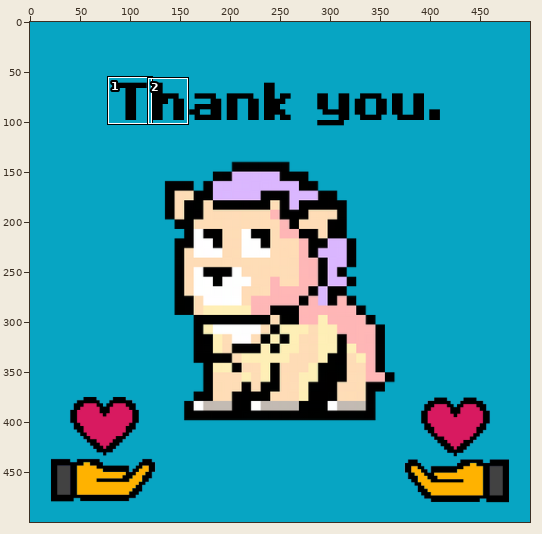
Two versions of one sprite sheet, Caring Creatures Website/img/successCC.png. The first picture is a wide view before the edit; the outline marks the close-up.
Close-up. Before the edit:
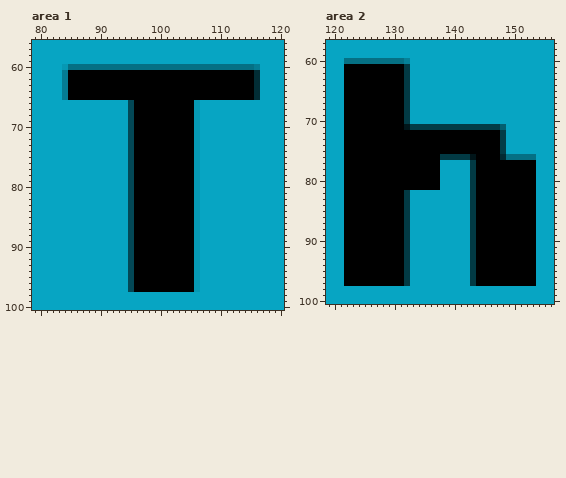
The file is 500x500 pixels. Shown: area 1: x 79..120, y 56..100; area 2: x 119..156, y 57..100. The commit also changed other parts of the picture, which this record leaves out.
After the commit:
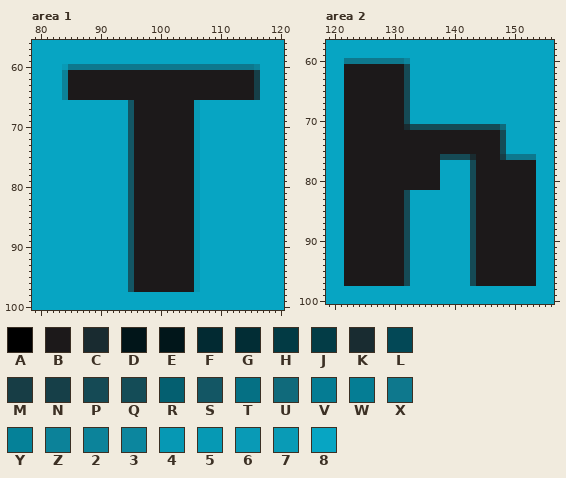
Palette (. is transparent): A #000000  B #1c191a  C #192b30  D #011519  E #01161a  F #022a32  G #022d35  H #023a44  J #033c46  K #192c31  L #034856  M #173d45  N #163f48  P #154a55  Q #144c57  R #045f70  S #135664  T #057084  U #106a7b  V #057c93  W #057d94  X #0e788d  Y #058198  Z #0c8299  2 #0c839a  3 #0c869e  4 #0698b4  5 #0699b4  6 #099ab6  7 #099bb6  8 #07a5c3
From old to new:
Area 1:
The author changed colour W to colour 2 in row 60 at x 116.
The author changed colour 4 to colour 6 in row 60 at x 84.
The author changed colour 5 to colour 7 in rows 66 to 97 at x 106.
The author changed colour A to colour B in rows 61 to 65 at x 85 to 115; in rows 66 to 97 at x 96 to 105.
The author changed colour G to colour N in rows 61 to 65 at x 116.
The author changed colour L to colour S in rows 66 to 97 at x 95.
The author changed colour T to colour X in row 60 at x 85 to 115.
The author changed colour V to colour Z in rows 61 to 65 at x 84.
Area 2:
The author changed colour Y to colour 3 in row 60 at x 132.
The author changed colour A to colour B in rows 61 to 71 at x 122 to 131; in rows 72 to 75 at x 122 to 147; in row 76 at x 122 to 137 and 144 to 147; in rows 77 to 81 at x 122 to 137 and 144 to 153; in rows 82 to 97 at x 122 to 131 and 144 to 153.
The author changed colour D to colour C in row 76 at x 143.
The author changed colour E to colour K in row 71 at x 132.
The author changed colour F to colour M in row 76 at x 148.
The author changed colour H to colour P in rows 61 to 70 at x 132; in row 76 at x 138 to 142; in rows 77 to 81 at x 143; in rows 82 to 97 at x 132 and 143.
The author changed colour J to colour Q in row 71 at x 133 to 147; in rows 72 to 75 at x 148.
The author changed colour R to colour U in row 71 at x 148.
The author changed colour T to colour X in row 60 at x 122 to 131; in row 76 at x 149 to 153.
Pixel boxes of the changes (left, top, right, bottom) in both close-ups:
changed: (62, 64, 260, 292)
changed: (344, 58, 536, 286)
